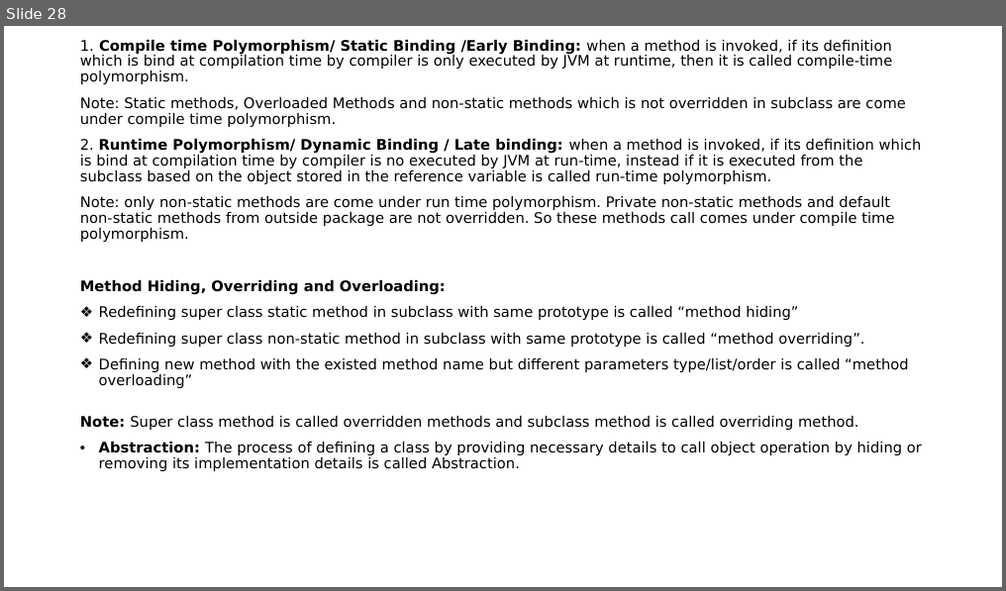
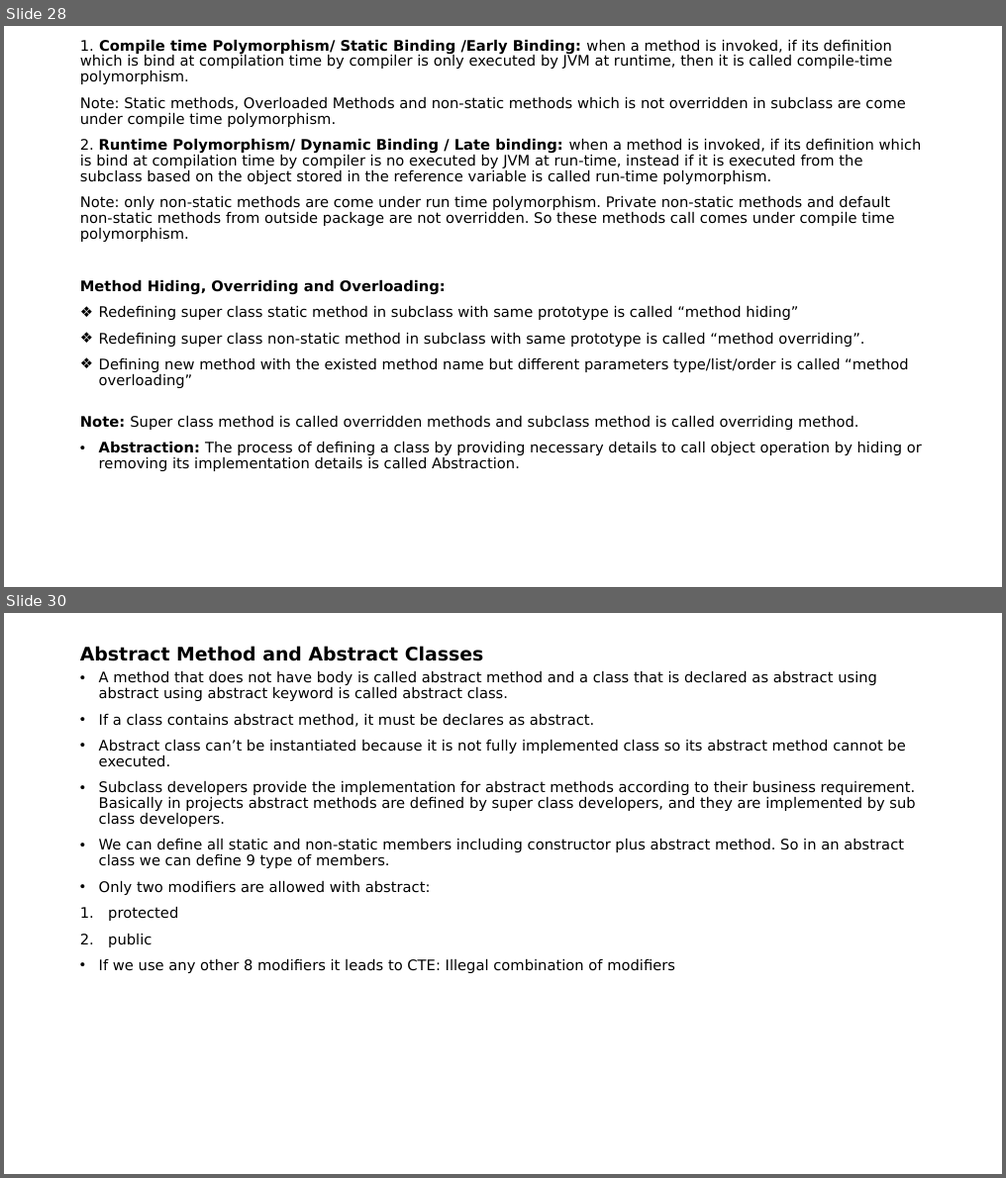
Before and after one commit to indrajeetydv/FSWDT, a slide deck: CoreJavaNotes.pptx. Shown one above the other, each under a label of ours: slide 28 before the commit, slides 28 and 30 after it; the slides between them are not shown. The pictures are 1006x591 and 1006x1178 pixels, drawn with LibreOffice and Linux fonts; fonts in the diff are those of the drawing. Boxes give left, top, right and bottom in pixels: in the first picture for what was removed or moved away, otherwise in the second. Text is boxed around its words. In the diff, an @@ line names an element or a change of style, - is before the commit and + after.

Commit message:
Abstract Methods,Interface and Enum

```diff
--- a/CoreJavaNotes.pptx
+++ b/CoreJavaNotes.pptx
@@ slide 30 added at (x1=4, y1=613, x2=1002, y2=1174), background #FFFFFF @@
@@ title added at (x1=80, y1=646, x2=484, y2=662), 18 pt, text #000000, bold @@
+Abstract Method and Abstract Classes
@@ text added at (x1=99, y1=670, x2=916, y2=973), 14 pt, text #000000 @@
+• A method that does not have body is called abstract method and a class that is declared as abstract using abstract using abstract keyword is called abstract class.
+• If a class contains abstract method, it must be declares as abstract.
+• Abstract class can’t be instantiated because it is not fully implemented class so its abstract method cannot be executed.
+• Subclass developers provide the implementation for abstract methods according to their business requirement. Basically in projects abstract methods are defined by super class developers, and they are implemented by sub class developers.
+• We can define all static and non-static members including constructor plus abstract method. So in an abstract class we can define 9 type of members.
+• Only two modifiers are allowed with abstract:
+1. protected
+2. public
+• If we use any other 8 modifiers it leads to CTE: Illegal combination of modifiers
```
Also in this commit, not shown: 1 slide changed, 2 other slides added.
